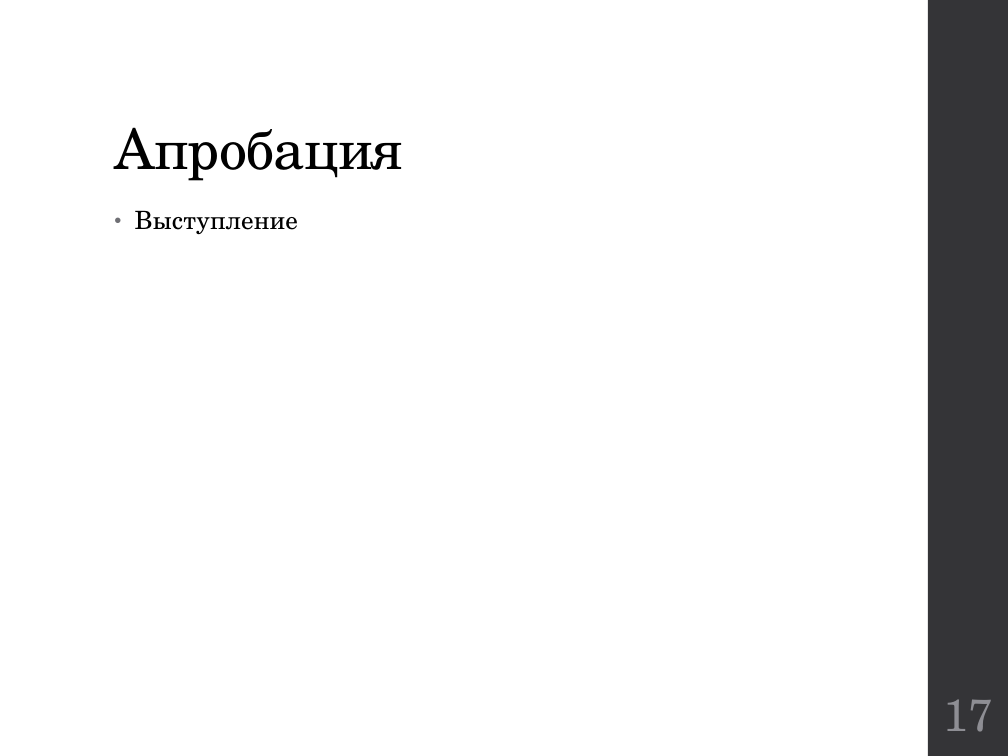
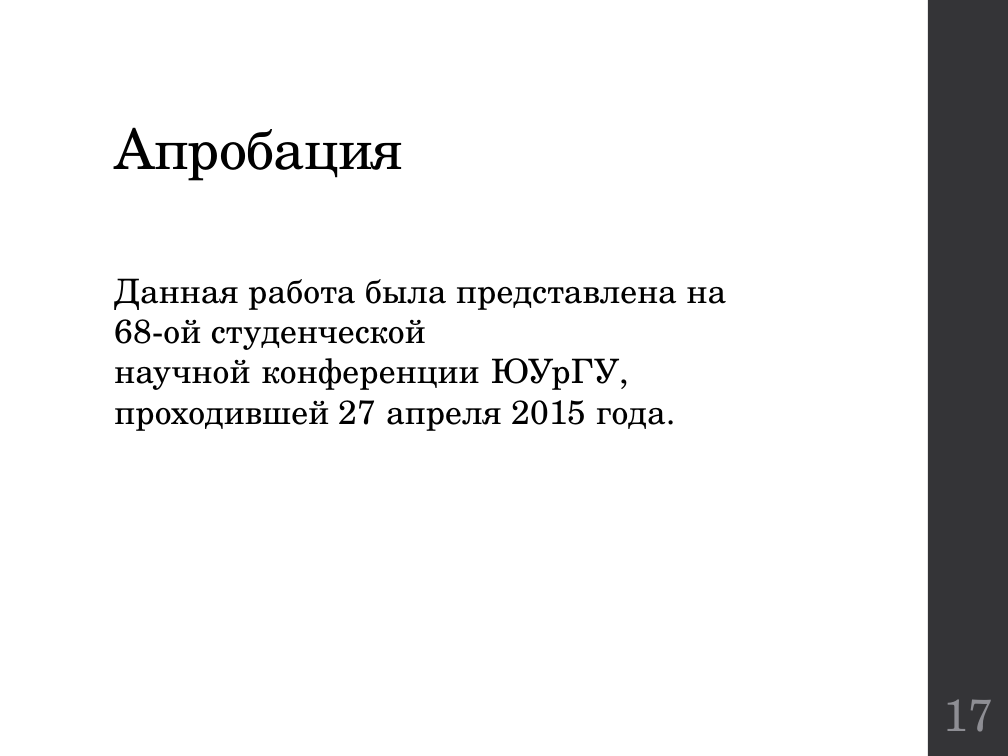
Before and after one commit to kwadraterry/diploma, a slide deck: slide 17 of Отчет/Доклад Неповинных.pptx. Drawn at 1008x756 pixels with LibreOffice and Linux fonts; fonts in the diff are those of the drawing. Boxes give left, top, right and bottom in pixels: in the first picture for what was removed or moved away, otherwise in the second. Text is boxed around its words. In the diff, an @@ line names an element or a change of style, - is before the commit and + after.

```diff
--- a/Отчет/Доклад Неповинных.pptx
+++ b/Отчет/Доклад Неповинных.pptx
@@ text at (114,278,727,431): text changed; size 18 to 24 pt @@
-• Выступление
+Данная работа была представлена на 68-ой студенческой научной конференции ЮУрГУ, проходившей 27 апреля 2015 года.
```
Also in this commit, not shown: 6 other slides changed, 1 slide added, 1 slide removed, 2 other files.
